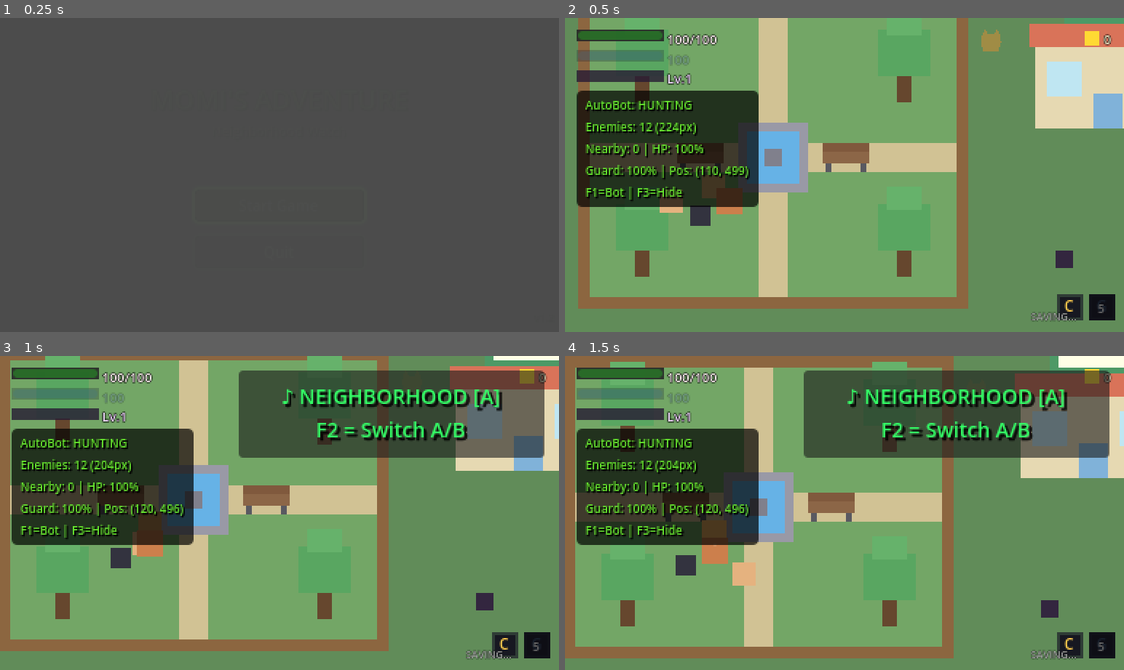
Above: before the commit, frames 1-4 (two rows, left to right).
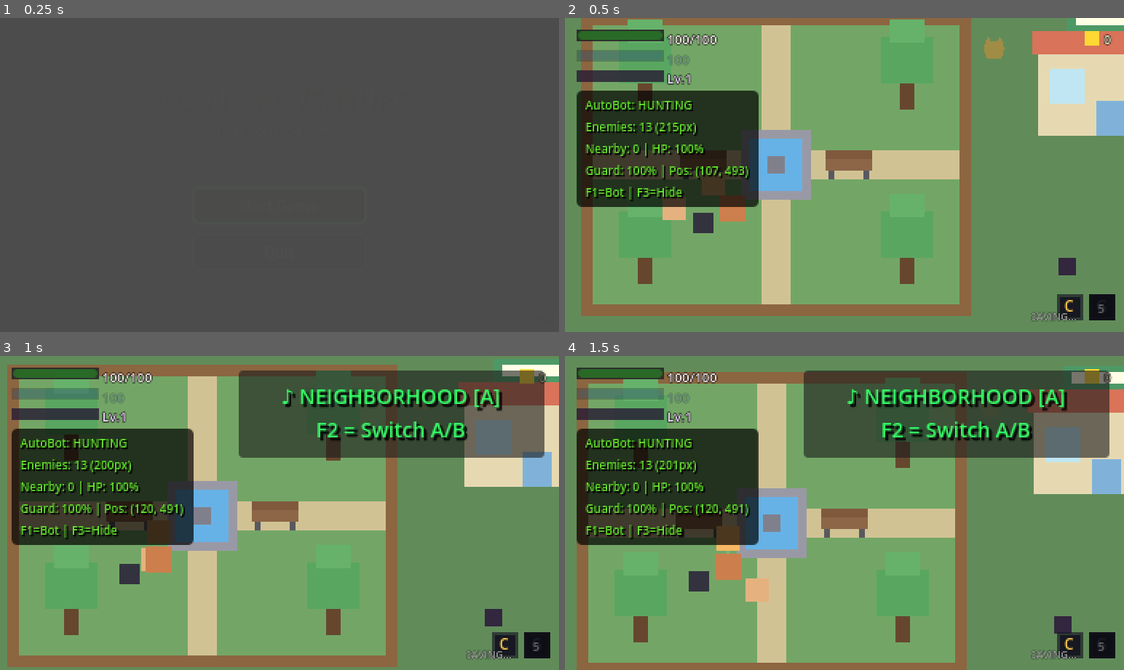
Above: after the commit, the same moments.

Repository: anthonyscry/momi-chronicles
Game: Godot game, scene res://ui/menus/title_screen.tscn
The game is run twice, just before and just after one commit, with the same random seed, the same clock (stepped at 60 frames per second) and the same inputs.
Inputs (mouse positions are in pixels of both pictures, inside the frame that each line leads up to):
- Up to frame 1 (0.25 s): no input
- Up to frame 2 (0.5 s): no input
- Up to frame 3 (1 s): tap Enter (ui_accept) at 0.5, 0.77 s; move the mouse to (402, 497) at 0.52 s; hold D (move_right) from 0.53 s (still down); hold Space (attack) from 0.53 s (still down); click (402, 497) at 0.67 s
- Up to frame 4 (1.5 s): move the mouse to (732, 528) at 1.27 s; release D (move_right) at 1.28 s; release Space (attack) at 1.28 s; hold S (move_down) from 1.28 s (still down); tap Space (attack) at 1.35 s

Frame 1 is identical in both runs. In frame 2, 15% of the frame differs, in the area x 2-100%, y 0-95%; in frame 3, 31%; in frame 4, 35%, in the area x 0-100%, y 0-100%.

Commit message:
feat(17-03): create shadow scene and place in both zones
- Shadow Creature .tscn with StateMachine (ShadowPhase initial), detection, hitbox, hurtbox, health
- Added 1 ShadowCreature to neighborhood zone at (180, 300)
- Added 1 ShadowCreature to backyard zone at (350, 130)
- Existing enemies (StrayCat, SewerRat) preserved in both zones

Diff:
--- /dev/null
+++ b/characters/enemies/shadow_creature.tscn
@@ -0,0 +1,106 @@
+[gd_scene load_steps=17 format=3 uid="uid://dsc7x3m2k5p8q"]
+
+[ext_resource type="Script" path="res://characters/enemies/shadow_creature.gd" id="1_shadow_creature"]
+[ext_resource type="Script" path="res://components/state_machine/state_machine.gd" id="2_state_machine"]
+[ext_resource type="Script" path="res://characters/enemies/states/shadow_phase.gd" id="3_shadow_phase"]
+[ext_resource type="Script" path="res://characters/enemies/states/enemy_idle.gd" id="4_idle"]
+[ext_resource type="Script" path="res://characters/enemies/states/enemy_patrol.gd" id="5_patrol"]
+[ext_resource type="Script" path="res://characters/enemies/states/enemy_chase.gd" id="6_chase"]
+[ext_resource type="Script" path="res://characters/enemies/states/shadow_ranged_attack.gd" id="7_shadow_ranged_attack"]
+[ext_resource type="Script" path="res://characters/enemies/states/enemy_hurt.gd" id="8_hurt"]
+[ext_resource type="Script" path="res://characters/enemies/states/enemy_death.gd" id="9_death"]
+[ext_resource type="Script" path="res://components/hitbox/hitbox.gd" id="10_hitbox"]
+[ext_resource type="Script" path="res://components/hurtbox/hurtbox.gd" id="11_hurtbox"]
+[ext_resource type="Script" path="res://components/health/health_component.gd" id="12_health"]
+
+[sub_resource type="CapsuleShape2D" id="CapsuleShape2D_body"]
+radius = 6.0
+height = 14.0
+
+[sub_resource type="CircleShape2D" id="CircleShape2D_detection"]
+radius = 100.0
+
+[sub_resource type="RectangleShape2D" id="RectangleShape2D_hitbox"]
+size = Vector2(10, 10)
+
+[sub_resource type="CapsuleShape2D" id="CapsuleShape2D_hurtbox"]
+radius = 7.0
+height = 16.0
+
+[node name="ShadowCreature" type="CharacterBody2D"]
+collision_layer = 4
+collision_mask = 1
+script = ExtResource("1_shadow_creature")
+
+[node name="Sprite2D" type="Polygon2D" parent="."]
+color = Color(0.15, 0.05, 0.25, 1)
+polygon = PackedVector2Array(-5, -7, -2, -9, 2, -9, 5, -7, 7, -3, 6, 2, 4, 6, 1, 8, -2, 7, -5, 4, -7, -1)
+
+[node name="GlowAura" type="Polygon2D" parent="Sprite2D"]
+z_index = -1
+color = Color(0.3, 0.1, 0.5, 0.25)
+polygon = PackedVector2Array(-8, -10, -3, -12, 3, -12, 8, -10, 10, -4, 9, 3, 6, 9, 2, 11, -3, 10, -7, 6, -10, -1)
+
+[node name="CollisionShape2D" type="CollisionShape2D" parent="."]
+position = Vector2(0, 2)
+shape = SubResource("CapsuleShape2D_body")
+
+[node name="AnimationPlayer" type="AnimationPlayer" parent="."]
+
+[node name="StateMachine" type="Node" parent="."]
+script = ExtResource("2_state_machine")
+initial_state_path = NodePath("ShadowPhase")
+
+[node name="ShadowPhase" type="Node" parent="StateMachine"]
+script = ExtResource("3_shadow_phase")
+
+[node name="Idle" type="Node" parent="StateMachine"]
+script = ExtResource("4_idle")
+
+[node name="Patrol" type="Node" parent="StateMachine"]
+script = ExtResource("5_patrol")
+
+[node name="Chase" type="Node" parent="StateMachine"]
+script = ExtResource("6_chase")
+
+[node name="ShadowRangedAttack" type="Node" parent="StateMachine"]
+script = ExtResource("7_shadow_ranged_attack")
+
+[node name="Hurt" type="Node" parent="StateMachine"]
+script = ExtResource("8_hurt")
+
+[node name="Death" type="Node" parent="StateMachine"]
+script = ExtResource("9_death")
+
+[node name="DetectionArea" type="Area2D" parent="."]
+collision_layer = 0
+collision_mask = 2
+
+[node name="CollisionShape2D" type="CollisionShape2D" parent="DetectionArea"]
+shape = SubResource("CircleShape2D_detection")
+
+[node name="Hitbox" type="Area2D" parent="."]
+collision_layer = 128
+collision_mask = 16
+monitoring = false
+monitorable = false
+script = ExtResource("10_hitbox")
+damage = 12
+
+[node name="CollisionShape2D" type="CollisionShape2D" parent="Hitbox"]
+position = Vector2(10, 0)
+shape = SubResource("RectangleShape2D_hitbox")
+disabled = true
+
+[node name="Hurtbox" type="Area2D" parent="."]
+collision_layer = 32
+collision_mask = 64
+script = ExtResource("11_hurtbox")
+
+[node name="CollisionShape2D" type="CollisionShape2D" parent="Hurtbox"]
+position = Vector2(0, 2)
+shape = SubResource("CapsuleShape2D_hurtbox")
+
+[node name="HealthComponent" type="Node" parent="."]
+script = ExtResource("12_health")
+max_health = 35
--- a/world/zones/backyard.tscn
+++ b/world/zones/backyard.tscn
@@ -10,6 +10,7 @@
 [ext_resource type="PackedScene" uid="uid://bm5qk2p8x1w7r" path="res://ui/menus/game_over.tscn" id="8_game_over"]
 [ext_resource type="PackedScene" uid="uid://bze7k3m2p5x8q" path="res://components/zone_exit/zone_exit.tscn" id="9_zone_exit"]
 [ext_resource type="PackedScene" uid="uid://drt5q8x9nw3k" path="res://characters/enemies/sewer_rat.tscn" id="10_sewer_rat"]
+[ext_resource type="PackedScene" uid="uid://dsc7x3m2k5p8q" path="res://characters/enemies/shadow_creature.tscn" id="11_shadow_creature"]
 
 [sub_resource type="RectangleShape2D" id="RectangleShape2D_boundary_h"]
 size = Vector2(384, 16)
@@ -213,6 +214,10 @@
 
 [node name="SewerRat4" parent="Enemies" instance=ExtResource("10_sewer_rat")]
 position = Vector2(295, 75)
+
+;; Shadow Creature — mysterious phasing ranged attacker
+[node name="ShadowCreature1" parent="Enemies" instance=ExtResource("11_shadow_creature")]
+position = Vector2(350, 130)
 
 [node name="ZoneExits" type="Node2D" parent="."]
 
--- a/world/zones/neighborhood.tscn
+++ b/world/zones/neighborhood.tscn
@@ -10,6 +10,7 @@
 [ext_resource type="PackedScene" uid="uid://bm5qk2p8x1w7r" path="res://ui/menus/game_over.tscn" id="8_game_over"]
 [ext_resource type="PackedScene" uid="uid://bze7k3m2p5x8q" path="res://components/zone_exit/zone_exit.tscn" id="9_zone_exit"]
 [ext_resource type="PackedScene" uid="uid://cat7s3m2p5x8q" path="res://characters/enemies/stray_cat.tscn" id="10_stray_cat"]
+[ext_resource type="PackedScene" uid="uid://dsc7x3m2k5p8q" path="res://characters/enemies/shadow_creature.tscn" id="11_shadow_creature"]
 
 [sub_resource type="RectangleShape2D" id="RectangleShape2D_boundary_h"]
 size = Vector2(800, 16)
@@ -1360,6 +1361,10 @@
 [node name="StrayCat2" parent="Enemies" instance=ExtResource("10_stray_cat")]
 position = Vector2(550, 200)
 
+;; Shadow Creature — mysterious phasing ranged attacker
+[node name="ShadowCreature1" parent="Enemies" instance=ExtResource("11_shadow_creature")]
+position = Vector2(180, 300)
+
 ;; ============================================================================
 ;; ZONE EXITS
 ;; ============================================================================
